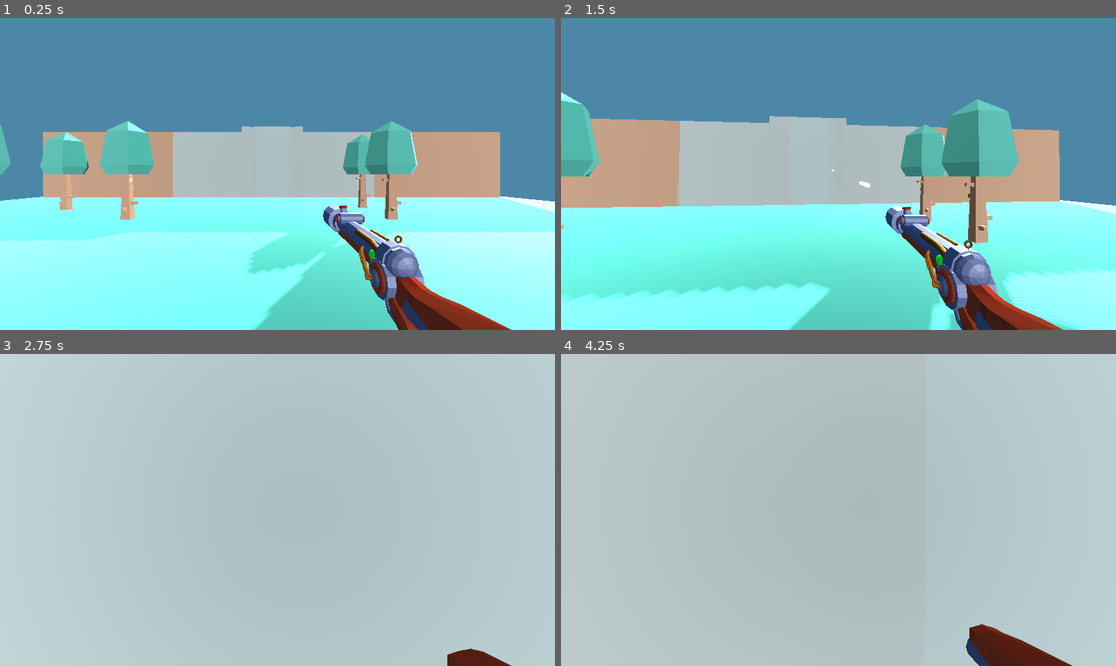
Above: before the commit, frames 1-4 (two rows, left to right).
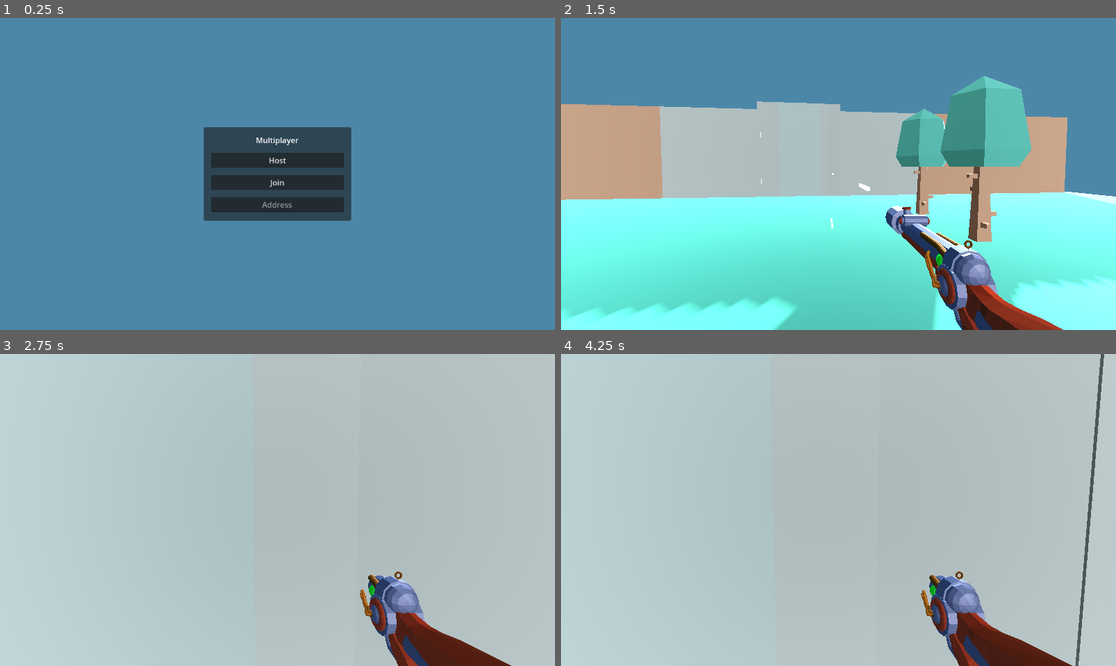
Above: after the commit, the same moments.

Repository: CT-Inc/beaverdev
Game: Godot game, scene res://Scenes/Main.tscn
The game is run twice, just before and just after one commit, with the same random seed, the same clock (stepped at 60 frames per second) and the same inputs. Before the commit the project starts from res://Scenes/World.tscn.
Inputs (mouse positions are in pixels of both pictures, inside the frame that each line leads up to):
- Up to frame 1 (0.25 s): no input
- Up to frame 2 (1.5 s): click (838, 161) at 0.5 s, where only the run after the commit has a clickable "Host"; tap Enter at 1.25 s; move the mouse to (866, 174) at 1.27 s; press the mouse at (866, 174) at 1.28 s; hold W (move_up) from 1.28 s (still down)
- Up to frame 3 (2.75 s): keep holding W (move_up); tap Space (jump) at 1.52, 2.27 s; move the mouse to (249, 510) at 2.02 s; release the mouse at (249, 510) at 2.03 s; tap Shift (sprint) at 2.1 s
- Up to frame 4 (4.25 s): keep holding W (move_up); move the mouse to (849, 503) at 2.77 s; press the mouse at (849, 503) at 2.78 s; move the mouse to (832, 516) at 3.52 s; release the mouse at (832, 516) at 3.53 s; tap Shift (sprint) at 3.6 s; tap Space (jump) at 3.77 s

The runs differ from the first frame. In frame 1, 60% of the frame differs, in the area x 0-100%, y 32-100%; in frame 2, 16%; in frame 3, 3.0%; in frame 4, 2.5%.

Commit message:
multiplayer menu, host and join
host and join menu set up, ip address needed

Diff:
--- a/Scenes/Main.tscn
+++ b/Scenes/Main.tscn
@@ -6,43 +6,51 @@
 [node name="Main" type="Node"]
 script = ExtResource("1_i2ty8")
 
-[node name="World" parent="." instance=ExtResource("1_5dtit")]
+[node name="CanvasLayer" type="CanvasLayer" parent="."]
 
-[node name="GUI" type="Control" parent="."]
-layout_mode = 3
-anchors_preset = 0
-offset_right = 40.0
-offset_bottom = 40.0
+[node name="MainMenu" type="PanelContainer" parent="CanvasLayer"]
+anchors_preset = 15
+anchor_right = 1.0
+anchor_bottom = 1.0
+offset_left = 423.0
+offset_top = 227.0
+offset_right = -423.0
+offset_bottom = -227.0
+grow_horizontal = 2
+grow_vertical = 2
 
-[node name="MainMenu" type="PanelContainer" parent="GUI"]
-offset_right = 452.0
-offset_bottom = 283.0
+[node name="MarginContainer" type="MarginContainer" parent="CanvasLayer/MainMenu"]
+layout_mode = 2
+theme_override_constants/margin_left = 15
+theme_override_constants/margin_top = 15
+theme_override_constants/margin_right = 15
+theme_override_constants/margin_bottom = 15
 
-[node name="MarginContainer" type="MarginContainer" parent="GUI/MainMenu"]
-layout_mode = 2
-
-[node name="VBoxContainer" type="VBoxContainer" parent="GUI/MainMenu/MarginContainer"]
+[node name="VBoxContainer" type="VBoxContainer" parent="CanvasLayer/MainMenu/MarginContainer"]
 layout_mode = 2
 theme_override_constants/separation = 15
 
-[node name="Label" type="Label" parent="GUI/MainMenu/MarginContainer/VBoxContainer"]
+[node name="Label" type="Label" parent="CanvasLayer/MainMenu/MarginContainer/VBoxContainer"]
 layout_mode = 2
 text = "Multiplayer"
 horizontal_alignment = 1
 
-[node name="Host Button" type="Button" parent="GUI/MainMenu/MarginContainer/VBoxContainer"]
+[node name="Host Button" type="Button" parent="CanvasLayer/MainMenu/MarginContainer/VBoxContainer"]
 layout_mode = 2
 text = "Host
 "
 
-[node name="Join Button" type="Button" parent="GUI/MainMenu/MarginContainer/VBoxContainer"]
+[node name="Join Button" type="Button" parent="CanvasLayer/MainMenu/MarginContainer/VBoxContainer"]
 layout_mode = 2
 text = "Join"
 
-[node name="Address" type="LineEdit" parent="GUI/MainMenu/MarginContainer/VBoxContainer"]
+[node name="Address" type="LineEdit" parent="CanvasLayer/MainMenu/MarginContainer/VBoxContainer"]
 layout_mode = 2
 placeholder_text = "Address"
 alignment = 1
 
-[connection signal="pressed" from="GUI/MainMenu/MarginContainer/VBoxContainer/Host Button" to="." method="_on_host_button_pressed"]
-[connection signal="pressed" from="GUI/MainMenu/MarginContainer/VBoxContainer/Join Button" to="." method="_on_join_button_pressed"]
+[node name="World" parent="." instance=ExtResource("1_5dtit")]
+visible = false
+
+[connection signal="pressed" from="CanvasLayer/MainMenu/MarginContainer/VBoxContainer/Host Button" to="." method="_on_host_button_pressed"]
+[connection signal="pressed" from="CanvasLayer/MainMenu/MarginContainer/VBoxContainer/Join Button" to="." method="_on_join_button_pressed"]
--- a/Scripts/Main.gd
+++ b/Scripts/Main.gd
@@ -1,18 +1,24 @@
 extends Node
 
-@onready var main_menu = $Gui/MainMenu
-@onready var address_entry = $Gui/MainMenu/MarginContainer/VBoxContainer/Address
+@onready var main_menu = $CanvasLayer/MainMenu
+@onready var address_entry = $CanvasLayer/MainMenu/MarginContainer/VBoxContainer/Address
+@onready var world = $World  # Add a reference to the World node
 
 const Player = preload("res://Scenes/Player.tscn")
 const PORT = 9999
 var enet_peer = ENetMultiplayerPeer.new()
+
+func _ready():
+	world.visible = false  # Ensure the World is hidden initially
+	Input.set_mouse_mode(Input.MOUSE_MODE_VISIBLE)  # Ensure mouse is visible
+
 
 func _unhandled_input(event):
 	if Input.is_action_just_pressed("Quit"):
 		get_tree().quit()
 
 func _on_host_button_pressed():
-	main_menu.hide()
+	_start_game()
 
 	enet_peer.create_server(PORT)
 	multiplayer.multiplayer_peer = enet_peer
@@ -24,7 +30,7 @@
 	print("Server started. Waiting for clients to connect...")
 
 func _on_join_button_pressed():
-	main_menu.hide()
+	_start_game()
 
 	var address = address_entry.text
 	enet_peer.create_client(address, PORT)
@@ -34,6 +40,11 @@
 	multiplayer.peer_disconnected.connect(remove_player)
 
 	print("Connecting to server at %s..." % address)
+
+func _start_game():
+	main_menu.hide()
+	world.visible = true  # Make the World visible
+
 
 func add_player(peer_id):
 	var player = Player.instantiate()
--- a/project.godot
+++ b/project.godot
@@ -11,7 +11,7 @@
 [application]
 
 config/name="beaverDev"
-run/main_scene="res://Scenes/World.tscn"
+run/main_scene="res://Scenes/Main.tscn"
 config/features=PackedStringArray("4.2", "Forward Plus")
 config/icon="res://icon.svg"
 
Not shown: 1 places in Scenes/GUI.tscn that only renumber resources
